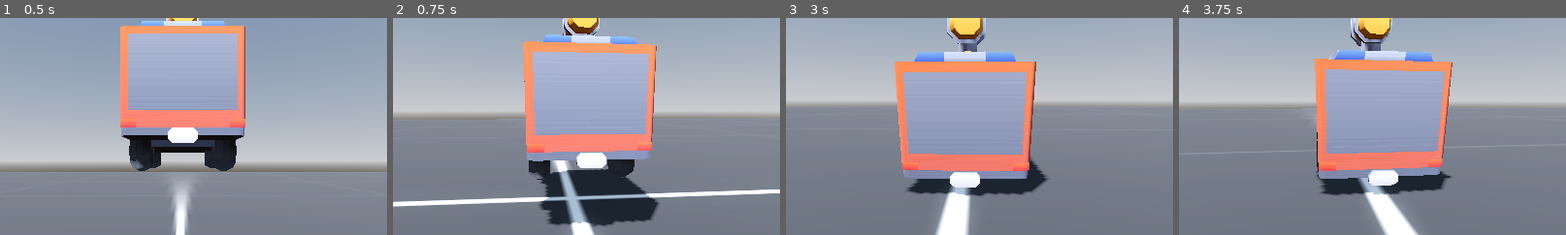
Above: before the commit, frames 1-4 (left to right).
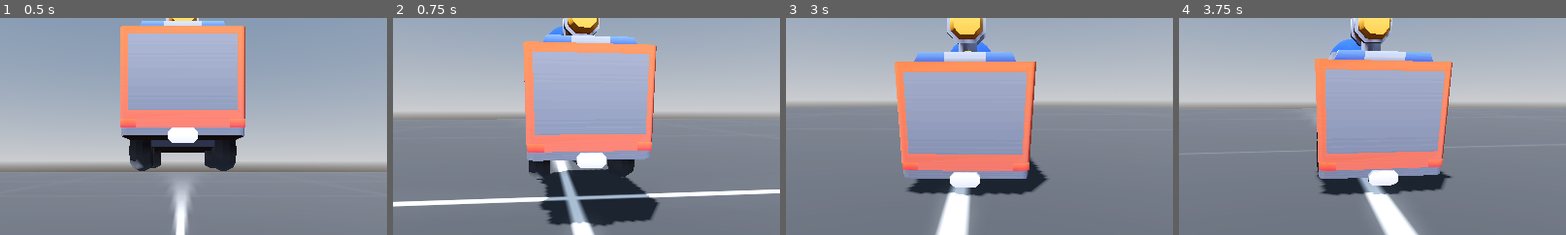
Above: after the commit, the same moments.

Repository: mpowell773/FireFighter
Game: Godot game, scene res://Scenes/main.tscn
Two runs of this game, one before a commit and one after it. Both use one fixed random seed, a clock stepped at 60 frames per second and the inputs below.
Inputs (mouse positions are % of the whole screen's width and height, from its top left):
- Up to frame 1 (0.5 s): no input
- Up to frame 2 (0.75 s): move the mouse to (55, 50) at 0.52 s; hold W (accelerate) from 0.53 s (still down); tap Space (shoot_cannon, bound only after the commit) at 0.6 s
- Up to frame 3 (3 s): keep holding W (accelerate); move the mouse to (45, 50) at 1.27 s; tap Space (shoot_cannon, bound only after the commit) at 1.35, 2.1, 2.85 s; move the mouse to (52, 48) at 2.02 s; move the mouse to (49, 52) at 2.77 s
- Up to frame 4 (3.75 s): keep holding W (accelerate); tap Enter at 3.5 s; move the mouse to (57, 51) at 3.52 s; tap Space (shoot_cannon, bound only after the commit) at 3.6 s
The pictures show only the part of the screen within x 26-76%, y 17-67%; the shares and areas given below are measured in that part.

Frame 1 is identical in both runs. In frame 2, 0.1% of the frame differs, in the area x 40-48%, y 3-67%; in frame 3, 0.2%; in frame 4, 0.3%, in the area x 39-48%, y 9-17%.

Commit message:
Add water projectile and shoot from water cannon

Diff:
--- /dev/null
+++ b/fire-fighter/Scenes/water_cannon.gd
@@ -0,0 +1,18 @@
+extends Node3D
+
+@export var water_drop_scene: PackedScene
+@export var impulse_strength := 25.0
+
+@onready var cannon_exit: Marker3D = $CannonExit
+
+
+func _physics_process(_delta: float) -> void:
+	if Input.is_action_just_pressed("shoot_cannon"):
+		var water_drop = water_drop_scene.instantiate()
+		add_child(water_drop)
+		set_deferred(str(water_drop.global_position), cannon_exit.position)
+		water_drop.apply_impulse(get_forward_direction() * impulse_strength)
+
+
+func get_forward_direction() -> Vector3:
+	return cannon_exit.global_transform.basis.z
--- a/fire-fighter/Scenes/water_cannon.tscn
+++ b/fire-fighter/Scenes/water_cannon.tscn
@@ -1,6 +1,8 @@
-[gd_scene load_steps=10 format=4 uid="uid://bvcs73yntu6wg"]
+[gd_scene load_steps=12 format=4 uid="uid://bvcs73yntu6wg"]
 
+[ext_resource type="Script" uid="uid://8jwci70dkoyn" path="res://Scenes/water_cannon.gd" id="1_alumy"]
 [ext_resource type="Texture2D" uid="uid://bif4cy20pwmdg" path="res://Assets/WaterCannon/watercannoncolormap.png" id="1_ddwl7"]
+[ext_resource type="PackedScene" uid="uid://dl537jur3ga77" path="res://Scenes/water_drop.tscn" id="2_o1o07"]
 
 [sub_resource type="StandardMaterial3D" id="StandardMaterial3D_do4qi"]
 resource_name = "colormap"
@@ -87,6 +89,8 @@
 albedo_texture = ExtResource("1_ddwl7")
 
 [node name="WaterCannon" type="Node3D"]
+script = ExtResource("1_alumy")
+water_drop_scene = ExtResource("2_o1o07")
 
 [node name="ConnectorMesh" type="MeshInstance3D" parent="."]
 transform = Transform3D(1, 0, 0, 0, 1, 0, 0, 0, 1, -0.00611794, 0, 0)
@@ -101,4 +105,4 @@
 surface_material_override/0 = SubResource("StandardMaterial3D_alumy")
 
 [node name="CannonExit" type="Marker3D" parent="."]
-transform = Transform3D(1, 0, 0, 0, 1, 0, 0, 0, 1, 0, 0.44544482, 0.34211957)
+transform = Transform3D(1, 0, 0, 0, 1, 0, 0, 0, 1, 0, 0.44544482, 0.46957916)
--- /dev/null
+++ b/fire-fighter/Scenes/water_drop.gd
@@ -0,0 +1,6 @@
+extends RigidBody3D
+
+
+func _process(_delta: float) -> void:
+	await get_tree().create_timer(1.5).timeout
+	queue_free()
--- a/fire-fighter/Scenes/water_drop.tscn
+++ b/fire-fighter/Scenes/water_drop.tscn
@@ -1,3 +1,22 @@
-[gd_scene format=3 uid="uid://dl537jur3ga77"]
+[gd_scene load_steps=5 format=3 uid="uid://dl537jur3ga77"]
 
-[node name="WaterDrop" type="Node3D"]
+[ext_resource type="Script" uid="uid://cxno3peve3c2q" path="res://Scenes/water_drop.gd" id="1_a7gqc"]
+
+[sub_resource type="StandardMaterial3D" id="StandardMaterial3D_1tw1u"]
+albedo_color = Color(0.105882354, 0.2509804, 1, 1)
+
+[sub_resource type="SphereMesh" id="SphereMesh_1tw1u"]
+material = SubResource("StandardMaterial3D_1tw1u")
+
+[sub_resource type="SphereShape3D" id="SphereShape3D_a7gqc"]
+
+[node name="WaterDrop" type="RigidBody3D"]
+collision_layer = 4
+mass = 0.5
+script = ExtResource("1_a7gqc")
+
+[node name="MeshInstance3D" type="MeshInstance3D" parent="."]
+mesh = SubResource("SphereMesh_1tw1u")
+
+[node name="CollisionShape3D" type="CollisionShape3D" parent="."]
+shape = SubResource("SphereShape3D_a7gqc")
--- a/fire-fighter/project.godot
+++ b/fire-fighter/project.godot
@@ -37,3 +37,14 @@
 "events": [Object(InputEventKey,"resource_local_to_scene":false,"resource_name":"","device":-1,"window_id":0,"alt_press …(192 unchanged characters)…
 ]
 }
+shoot_cannon={
+"deadzone": 0.2,
+"events": [Object(InputEventKey,"resource_local_to_scene":false,"resource_name":"","device":-1,"window_id":0,"alt_pressed":false,"shift_pressed":false,"ctrl_pressed":false,"meta_pressed":false,"pressed":false,"keycode":0,"physical_keycode":32,"key_label":0,"unicode":32,"location":0,"echo":false,"script":null)
+]
+}
+
+[layer_names]
+
+3d_physics/layer_1="Environment"
+3d_physics/layer_2="FireTruck"
+3d_physics/layer_3="WaterDrop"
Not shown, added: fire-fighter/Scenes/water_cannon.gd.uid
Not shown, added: fire-fighter/Scenes/water_drop.gd.uid
